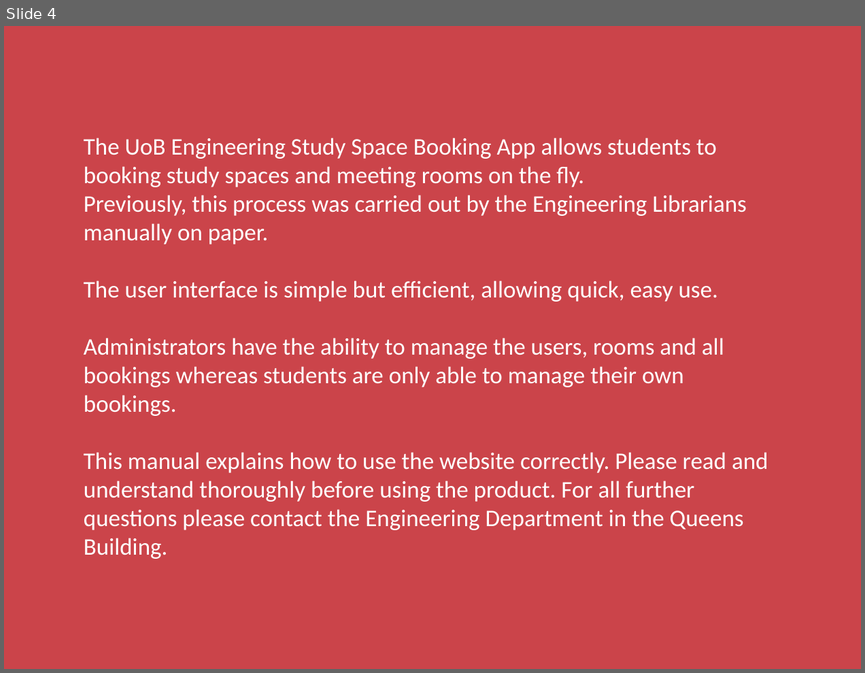
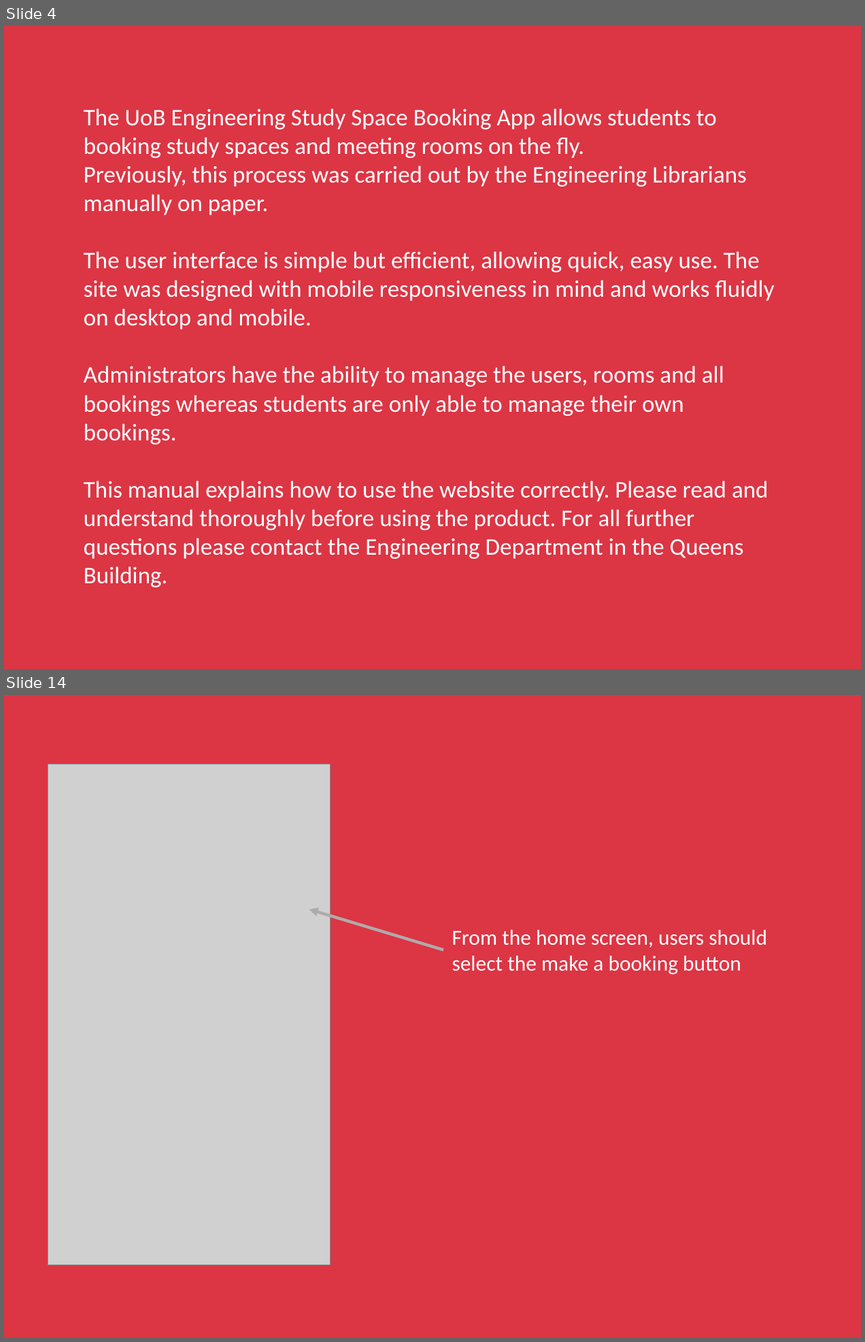
Before and after one commit to ah16165/University-Study-Space-Booking-App, a slide deck: Not_Main_Application/UserManual.pptx. Shown one above the other, each under a label of ours: slide 4 before the commit, slides 4 and 14 after it; the slides between them are not shown. The pictures are 865x673 and 865x1342 pixels, drawn with LibreOffice and Linux fonts; fonts in the diff are those of the drawing; grey boxes stand for pictures. Boxes give left, top, right and bottom in pixels: in the first picture for what was removed or moved away, otherwise in the second. Text is boxed around its words. In the diff, an @@ line names an element or a change of style, - is before the commit and + after.

Commit message:
More work on user manual

```diff
--- a/Not_Main_Application/UserManual.pptx
+++ b/Not_Main_Application/UserManual.pptx
@@ slide 14 added at [4,695,861,1338], background #DC3544 @@
@@ picture added at [48,764,330,1265] @@
@@ arrow added from (443, 949) to (309, 909), #AFABAB 2.5 pt @@
@@ text added at [452,930,767,974], 18 pt, text #FFFFFF @@
+From the home screen, users should select the make a booking button
@@ slide 4 changed as well @@
@@ background #CB444A to #DC3544 @@
@@ text "The UoB Engineering Study Space ...": place and size @@
-text "The UoB Engineering Study Space ..." at [84,138,768,558]
+text "The UoB Engineering Study Space ..." at [84,108,774,587]
@@ text at [84,251,774,329]: text changed @@
-The user interface is simple but efficient, allowing quick, easy use.
+The user interface is simple but efficient, allowing quick, easy use. The site was designed with mobile responsiveness in mind and works fluidly on desktop and mobile.
```
Also in this commit, not shown: 3 other slides changed, 29 other slides added, 1 slide removed.
